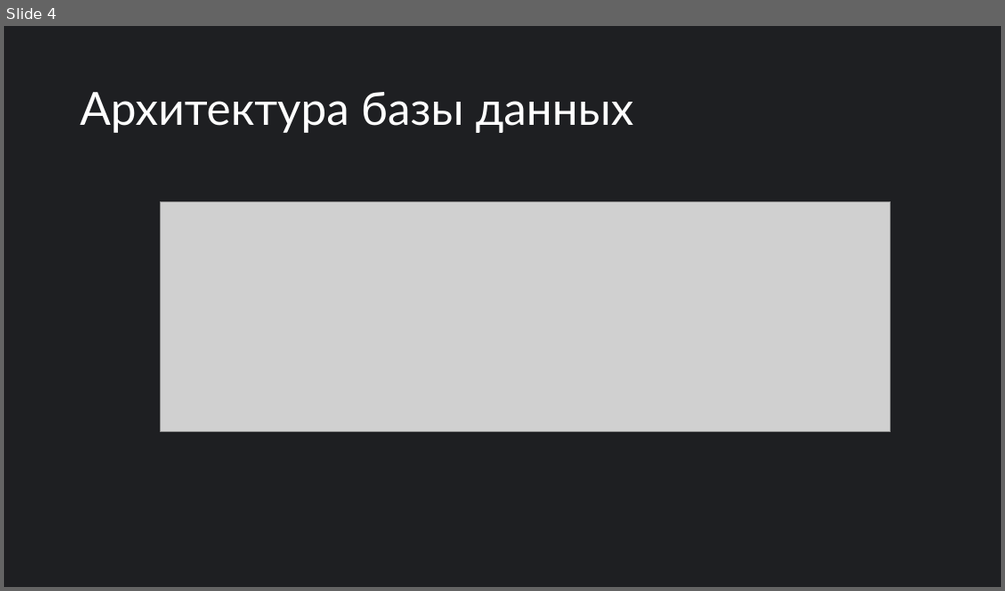
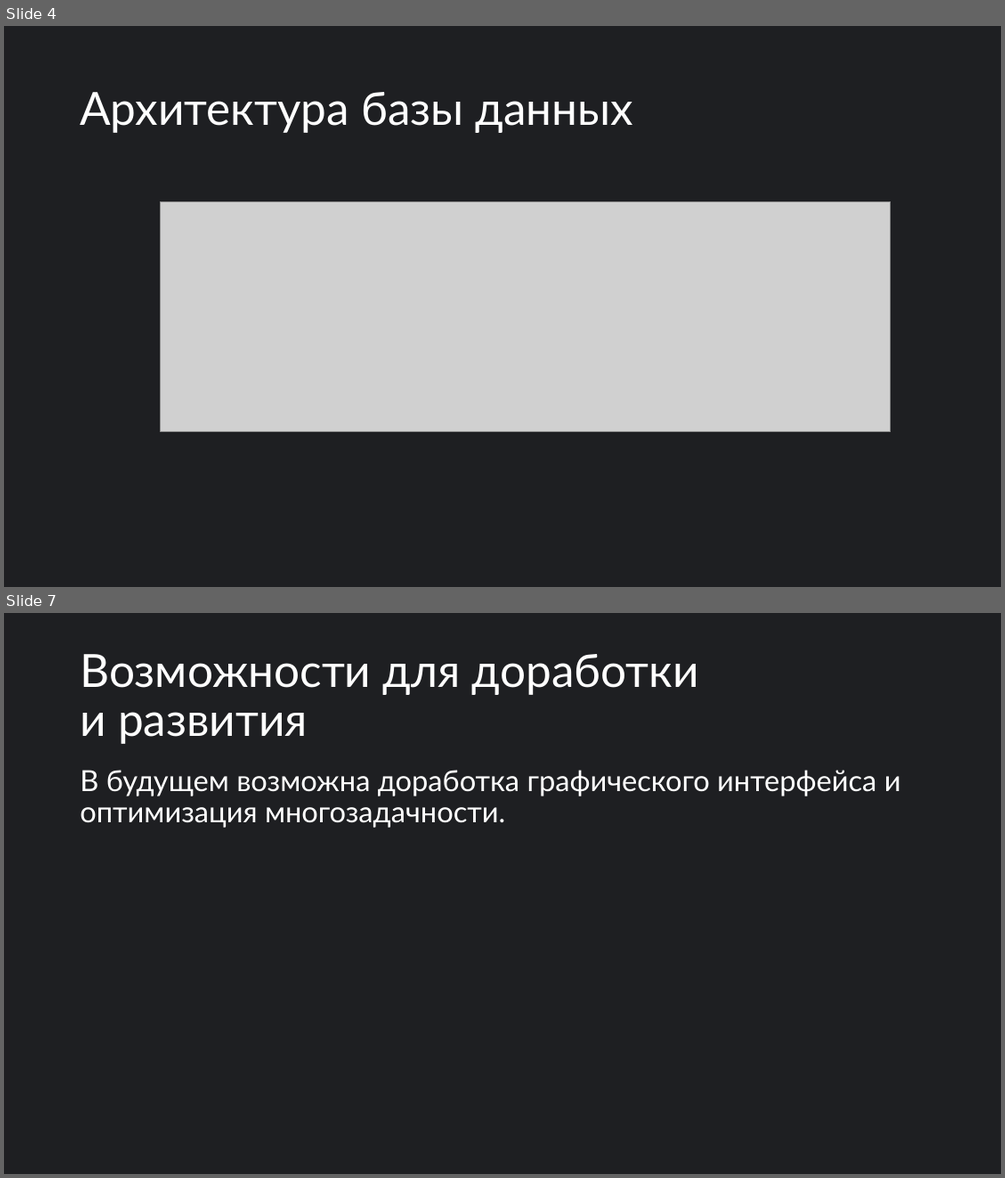
Before and after one commit to annakonda-com/CheckYourTime, a slide deck: Проект Check Your Time.pptx. Shown one above the other, each under a label of ours: slide 4 before the commit, slides 4 and 7 after it; the slides between them are not shown. The pictures are 1005x591 and 1005x1178 pixels, drawn with LibreOffice and Linux fonts; fonts in the diff are those of the drawing; grey boxes stand for pictures. Boxes give left, top, right and bottom in pixels: in the first picture for what was removed or moved away, otherwise in the second. Text is boxed around its words. In the diff, an @@ line names an element or a change of style, - is before the commit and + after.

```diff
--- a/Проект Check Your Time.pptx
+++ b/Проект Check Your Time.pptx
@@ slide 7 added at box(4, 613, 1001, 1174), background #1E1F22 @@
@@ title added at box(80, 654, 699, 744), 44 pt, text #FFFFFF @@
+Возможности для доработки и развития
@@ text added at box(80, 770, 901, 827), 28 pt, text #FFFFFF @@
+В будущем возможна доработка графического интерфейса и оптимизация многозадачности.
```
Also in this commit, not shown: 4 slides changed, 2 other slides added, 1 slide removed, 2 other files.
